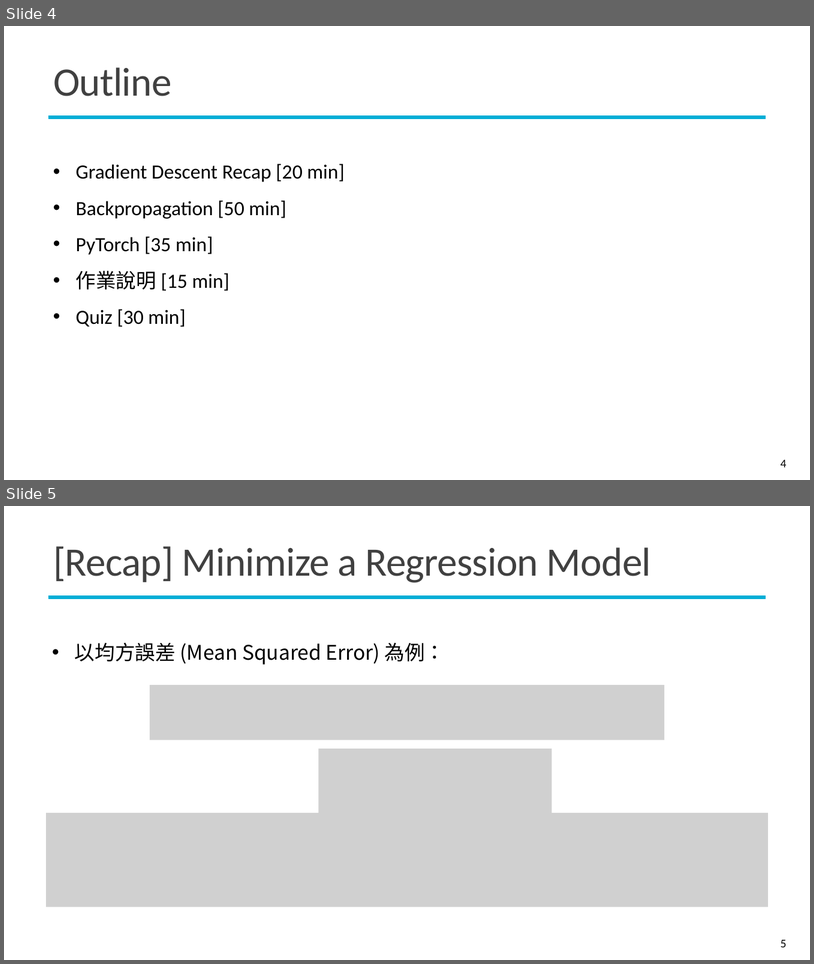
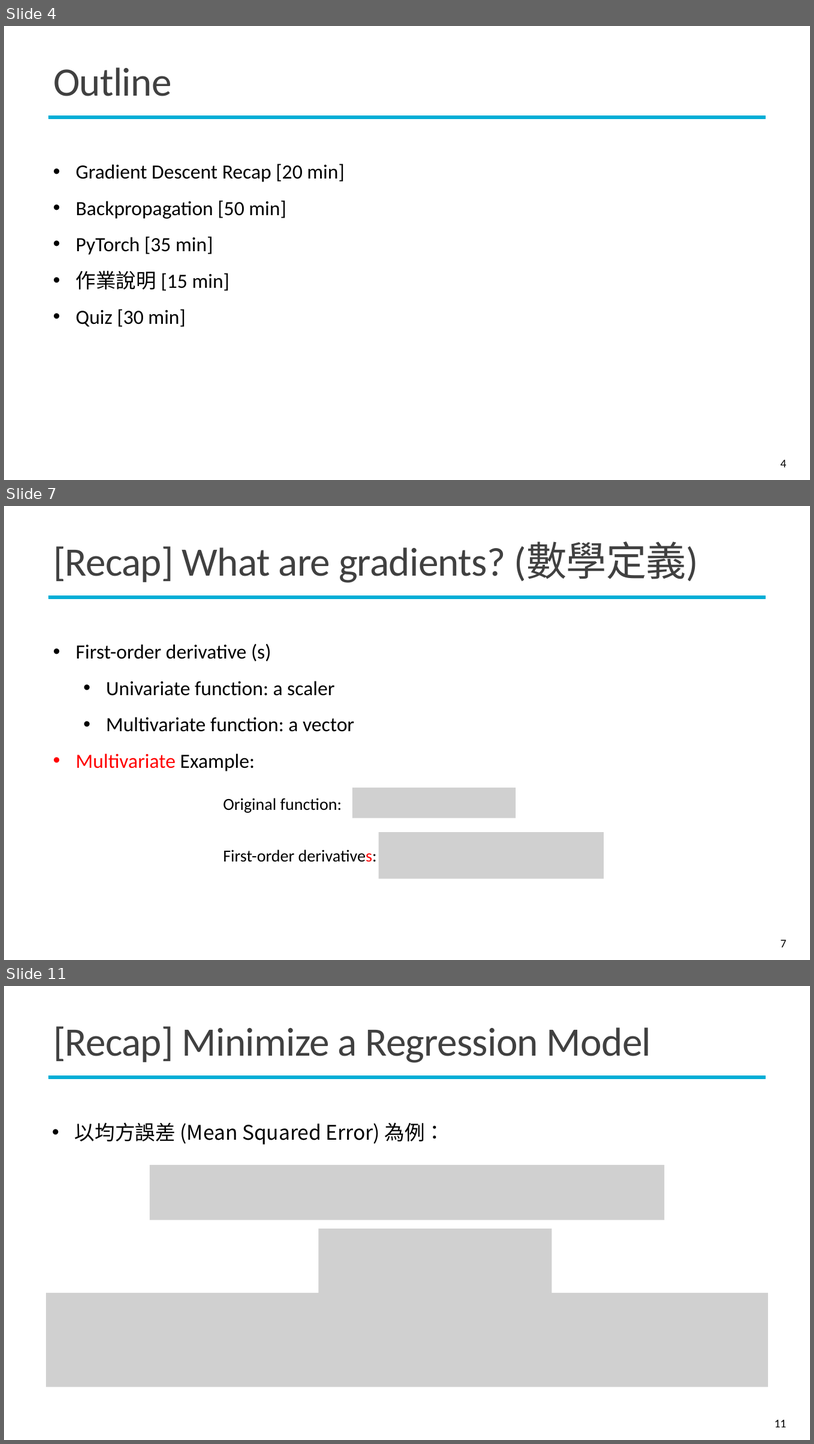
Before and after one commit to mcps5601/CGUDL_2025_Spring, a slide deck: slides/backprop_0303.pptx. Shown one above the other, each under a label of ours: slides 4 and 5 before the commit, slides 4, 7 and 11 after it; the slides between them are not shown. The pictures are 814x964 and 814x1444 pixels, drawn with LibreOffice and Linux fonts; fonts in the diff are those of the drawing; grey boxes stand for pictures; background and template pictures are left out. Boxes give left, top, right and bottom in pixels: in the first picture for what was removed or moved away, otherwise in the second. Text is boxed around its words. In the diff, an @@ line names an element or a change of style, - is before the commit and + after.

```diff
--- a/slides/backprop_0303.pptx
+++ b/slides/backprop_0303.pptx
@@ slide 7 added at [4, 506, 810, 960], background #FFFFFF; not listed: 1 template element that a slide beside it also shows @@
@@ title added at [53, 543, 699, 583], 48 pt, text #404040 @@
+[Recap] What are gradients? (數學定義)
@@ text added at [76, 643, 354, 771], 24 pt, text #000000 @@
+• First-order derivative (s)
+  • Univariate function: a scaler
+  • Multivariate function: a vector
+• Multivariate Example:
@@ picture added at [353, 787, 516, 817] @@
@@ text added at [223, 798, 342, 813], 20 pt, text #000000 @@
+Original function:
@@ picture added at [379, 832, 604, 879] @@
@@ text added at [223, 849, 377, 862], 20 pt, text #000000 @@
+First-order derivatives:
@@ page number added at [781, 939, 787, 947], 14 pt, text #000000 @@
+7
@@ what was slide 5 is now slide 11 @@
@@ page number at [775, 1419, 787, 1427]: text changed @@
-5
+11
```
Also in this commit, not shown: 11 slides changed, 8 other slides added, 1 slide removed, 1 other file.
